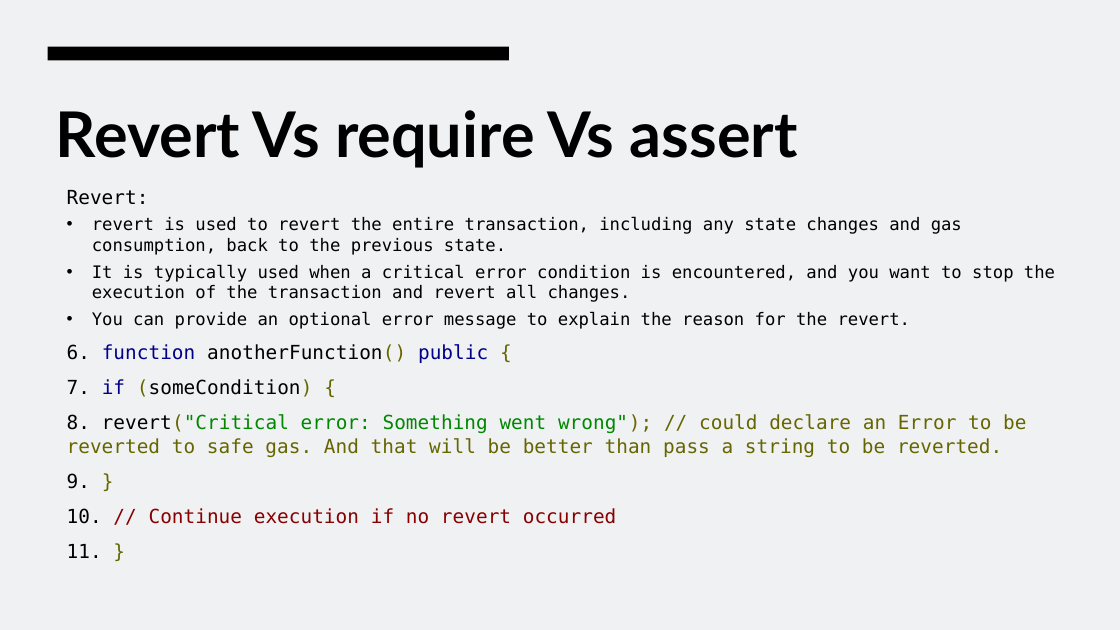
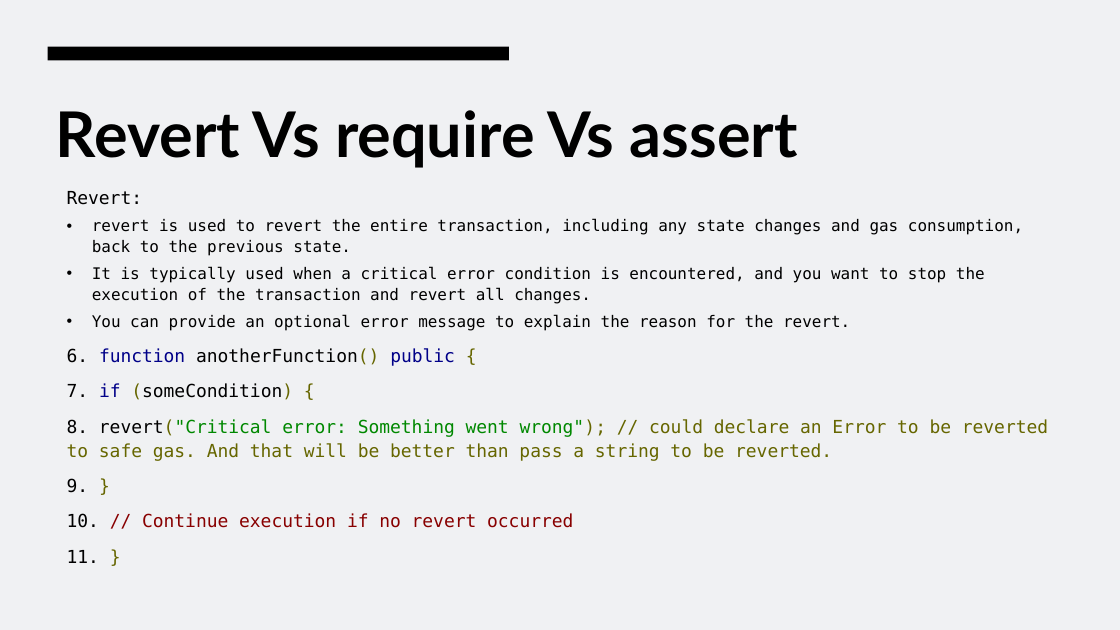
Before and after one commit to EngAbdalrhman/Material, a slide deck: slide 38 of Blockchain Lec 2.pptx. Drawn at 1120x630 pixels with LibreOffice and Linux fonts; fonts in the diff are those of the drawing. Boxes give left, top, right and bottom in pixels: in the first picture for what was removed or moved away, otherwise in the second. Text is boxed around its words. In the diff, an @@ line names an element or a change of style, - is before the commit and + after.

```diff
--- a/Blockchain Lec 2.pptx
+++ b/Blockchain Lec 2.pptx
@@ text "Revert:" at [67,191,1048,563]: size 16.6 to 15.4 pt in "Revert:", "6. function anotherFunction() public {", "7. if (someCondition) {", "8. revert("Critical error: Something went wrong"); // ..." and 3 more places; size 14.8 to 13.7 pt in "revert is used to revert the entire ...", "It is typically used when a critical ...", "You can provide an optional error message ..."; line spacing 1 to 1.1 @@
```
Also in this commit, not shown: 47 other slides changed, 1 other file.
